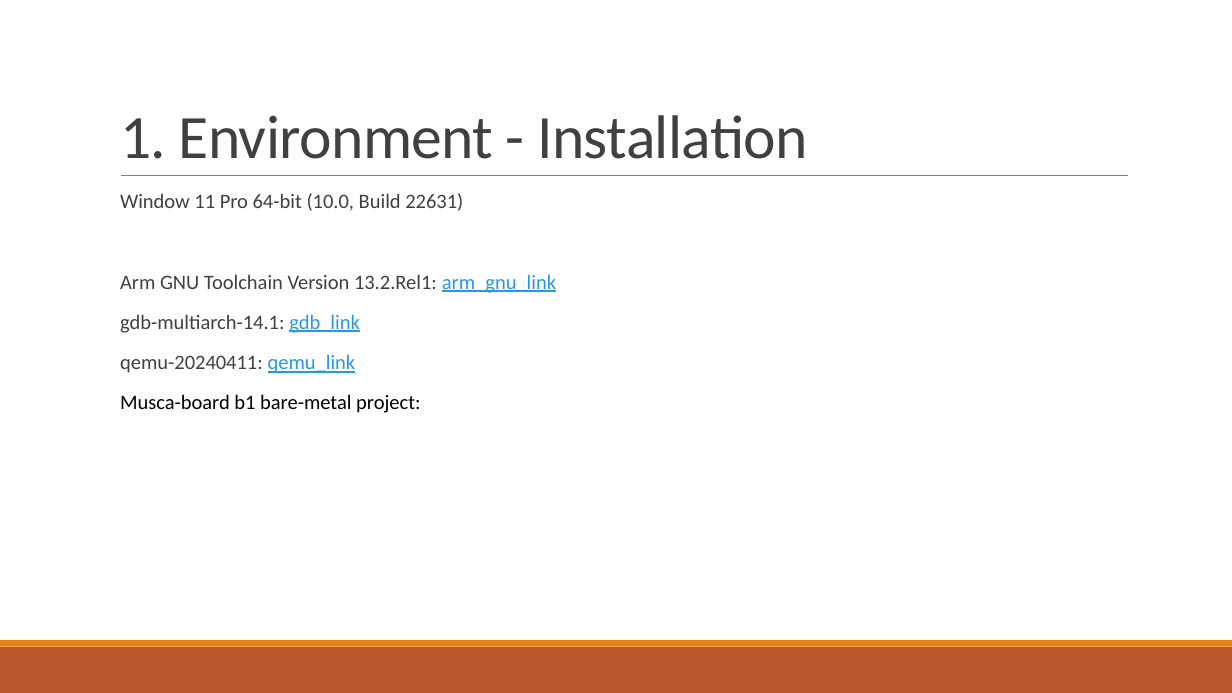
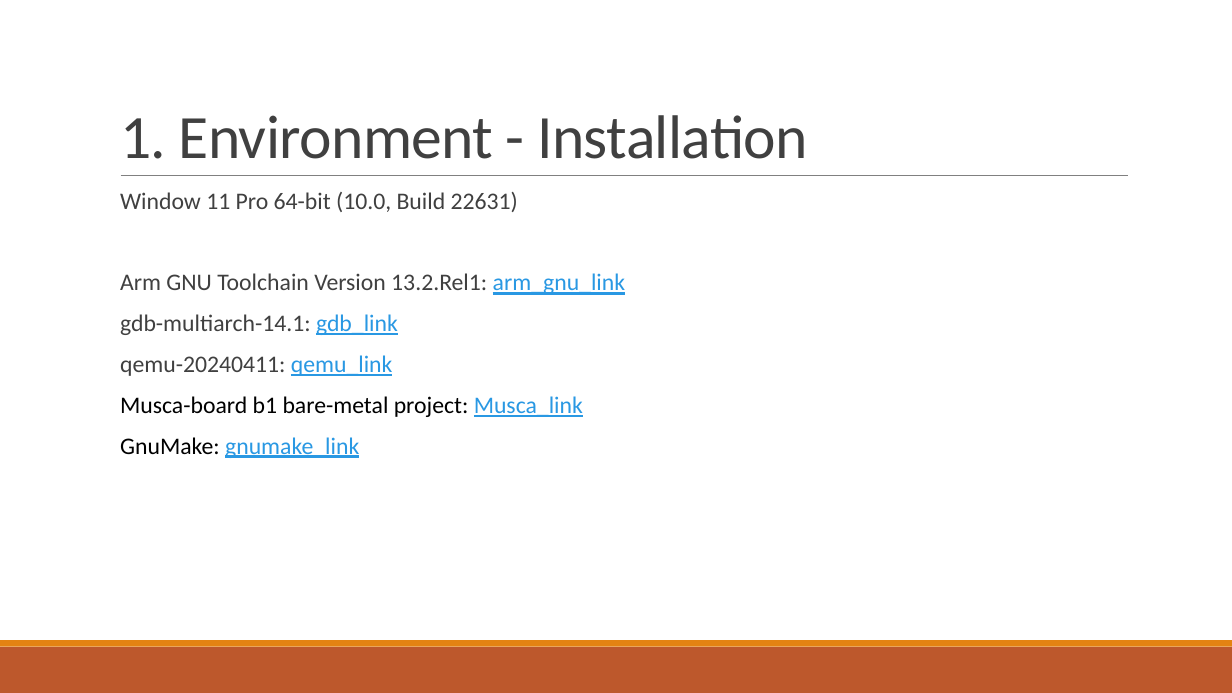
Before and after one commit to trungpowersystem/Musca-B1_bare_metal, a slide deck: slide 2 of Documents/Cortex M33.pptx. Drawn at 1232x693 pixels with LibreOffice and Linux fonts; fonts in the diff are those of the drawing. Boxes give left, top, right and bottom in pixels: in the first picture for what was removed or moved away, otherwise in the second. Text is boxed around its words. In the diff, an @@ line names an element or a change of style, - is before the commit and + after.

```diff
--- a/Documents/Cortex M33.pptx
+++ b/Documents/Cortex M33.pptx
@@ text at [120,192,625,376]: size 16 to 18.5 pt in "Window 11 Pro 64-bit (10.0, Build 22631)", "Arm GNU Toolchain Version 13.2.Rel1: arm_gnu_link", "gdb-multiarch-14.1: gdb_link", "qemu-20240411: qemu_link"; line spacing 0.9 to 0.8 @@
@@ text at [120,396,583,458]: text changed; size 16 to 18.5 pt @@
-  Musca-board b1 bare-metal project:
+  Musca-board b1 bare-metal project: Musca_link
+  GnuMake: gnumake_link
```
Also in this commit, not shown: 1 other file.
